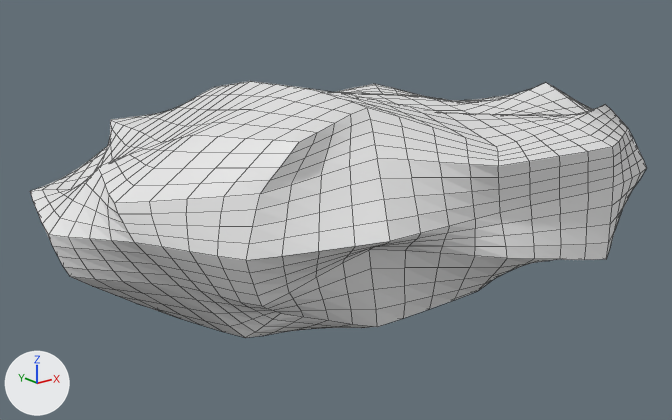
What one commit did to the Blender file Assets/Models/Domenic/SmallRock1.blend.
The view is the same before and after, from a 50 mm lens placed at (-2.54, -2.9, 1.05), pointed at (-0.13, 0.11, -0.16). The lights are fixed; the arrows at lower left show +X, +Y and +Z. The older version comes first. Mesh edges are drawn as thin lines.

The scene before the commit, as lines of its bpy script (objects in view):
```python
me_cube_001 = bpy.data.meshes.new('Cube.001')
me_cube_001.from_pydata(...)  # 98 vertices, 96 faces; spans x -1.46..1.46, y -0.81..0.92, z -0.52..0.46
ob_cube = bpy.data.objects.new('Cube', me_cube_001)
ob_cube.location = (0.0, 0.0, 0.0)
_m = ob_cube.modifiers.new('Subdivision', 'SUBSURF')
```
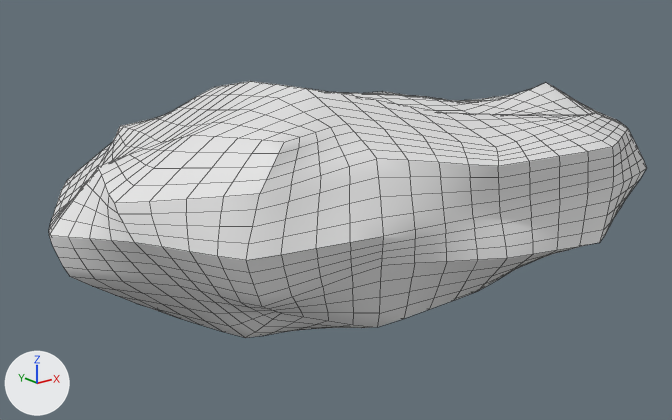
Edits to the bpy script that builds the scene:
```text
Change me_cube_001:
    used by ob_cube; location = (0.0, 0.0, 0.0)
    remove me_cube_001.from_pydata(...)  # 98 vertices, 96 faces; spans x -1.46..1.46, y -0.81..0.92, z -0.52..0.46
    add me_cube_001.from_pydata(...)  # 98 vertices, 96 faces; spans x -1.46..1.46, y -0.79..0.92, z -0.52..0.46
    me_cube_001 part 1
    me_cube_001.vertices[1].co: (-0.8, -0.55, 0.36) -> (-0.82, -0.48, 0.35)
    me_cube_001.vertices[43].co: (-0.33, -0.32, 0.39) -> (-0.45, -0.34, 0.34)
    me_cube_001.vertices[77].co: (-0.57, -0.62, -0.02) -> (-0.56, -0.67, -0.07)
    me_cube_001.vertices[78].co: (-0.63, -0.8, 0.05) -> (-0.6, -0.72, 0.04)
    me_cube_001 part 2
    me_cube_001.vertices[3].co: (-0.94, 0.59, 0.27) -> (-0.96, 0.45, 0.27)
    me_cube_001.vertices[21].co: (-0.1, 0.65, -0.45) -> (-0.13, 0.62, -0.37)
    me_cube_001.vertices[51].co: (-1.38, 0.37, 0.1) -> (-1.33, 0.29, 0.0)
    me_cube_001 part 3
    me_cube_001.vertices[5].co: (0.77, -0.58, 0.31) -> (0.77, -0.53, 0.26)
    me_cube_001.vertices[40].co: (0.6, -0.49, -0.25) -> (0.57, -0.51, -0.31)
    me_cube_001.vertices[71].co: (0.55, -0.81, -0.29) -> (0.57, -0.76, -0.23)
    me_cube_001 part 4
    me_cube_001.vertices[61].co: (0.63, 0.74, 0.24) -> (0.64, 0.69, 0.2)
    me_cube_001 part 5: edges marked sharp go from 0 to 57
```

Changed parts and their boxes (x1, y1, x2, y2) in the pictures (672 x 420 px; the box of a moved part takes in the faces that stretch with it):
'Cube', reshaped
    before: (30, 81, 647, 338)
    after: (49, 81, 647, 338)
part 1 of me_cube_001, moved or reshaped
    both: (116, 88, 507, 327)
part 2 of me_cube_001, moved or reshaped
    before: (30, 105, 182, 244)
    after: (49, 110, 174, 235)
part 3 of me_cube_001, moved or reshaped
    before: (478, 104, 646, 291)
    after: (480, 112, 646, 290)
part 4 of me_cube_001, moved or reshaped
    before: (337, 84, 439, 99)
    after: (364, 92, 410, 96)
part 5 of me_cube_001, shading changed
    before: (30, 83, 632, 338)
    after: (49, 83, 631, 338)
